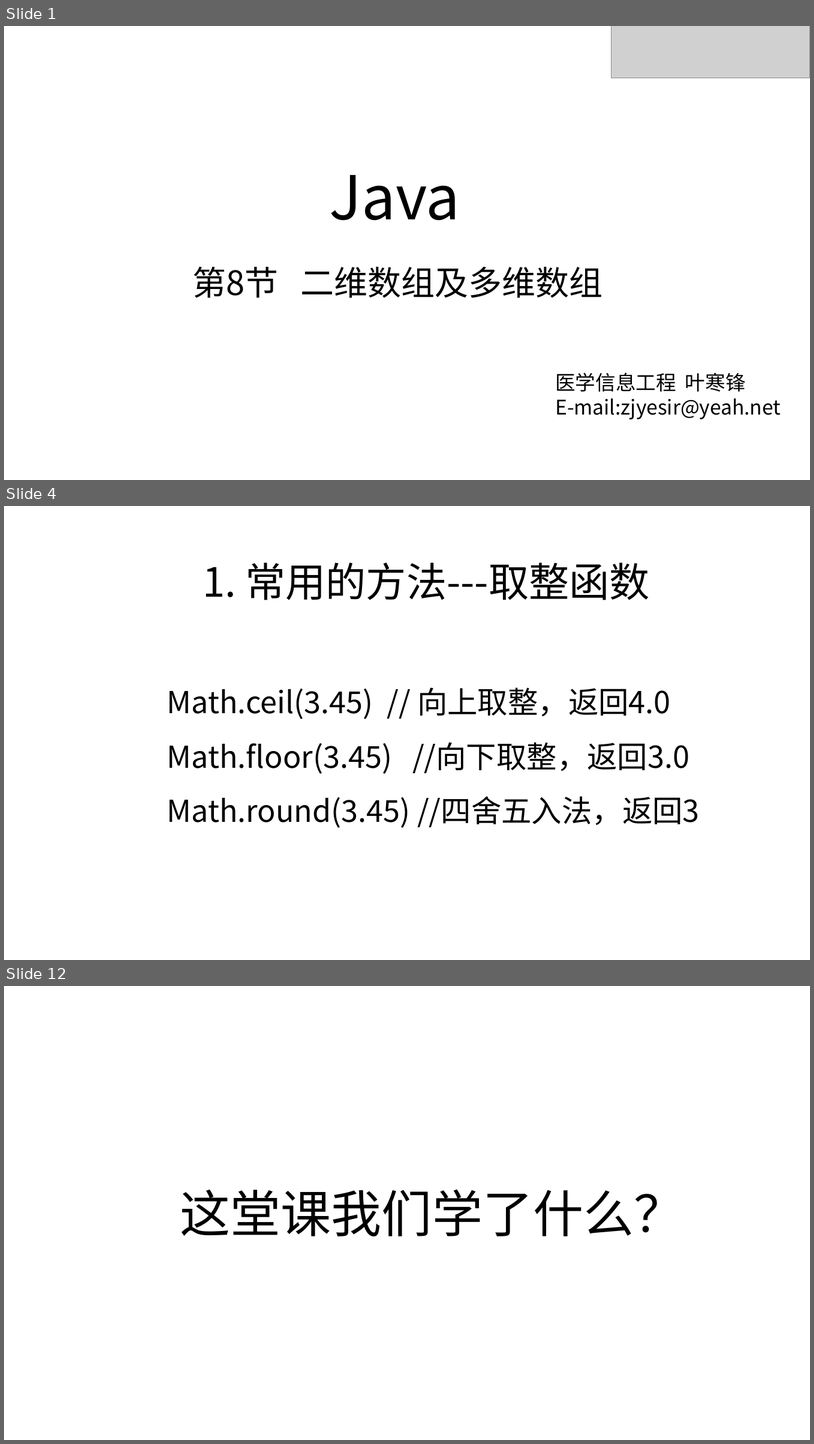
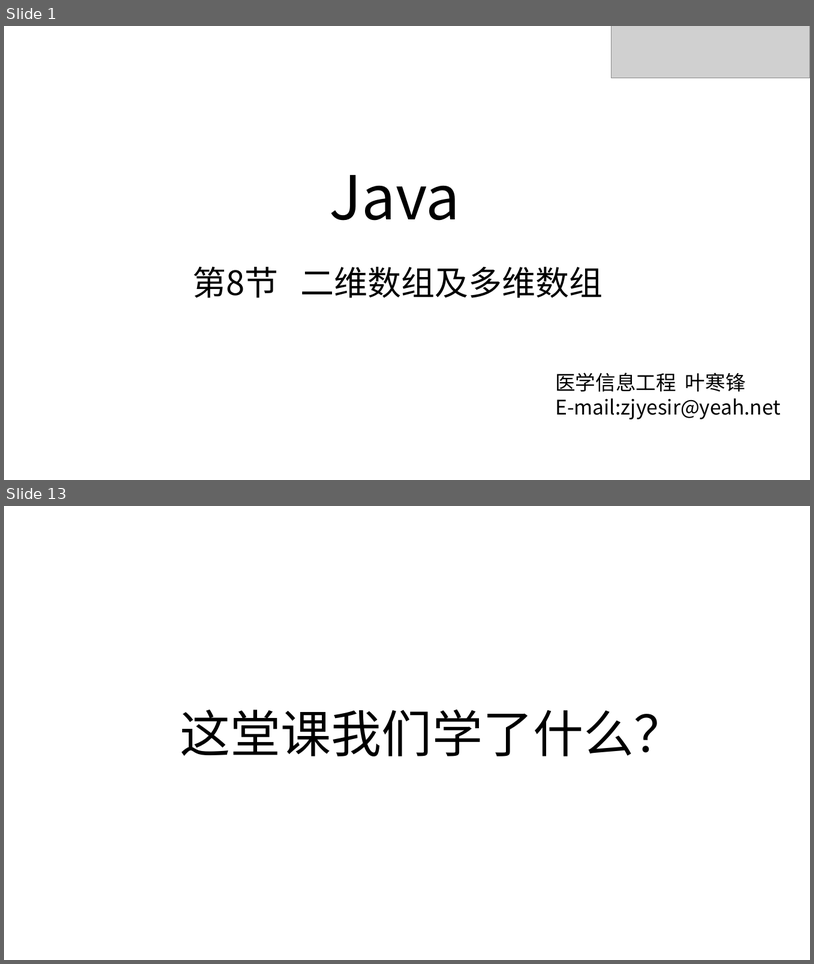
Before and after one commit to zjyesir/hmc_java_1, a slide deck: ppt/8. 二维数组.pptx. Shown one above the other, each under a label of ours: slides 1, 4 and 12 before the commit, slides 1 and 13 after it; the slides between them are not shown. The pictures are 814x1444 and 814x964 pixels, drawn with LibreOffice and Linux fonts; fonts in the diff are those of the drawing; grey boxes stand for pictures; background and template pictures are left out. Boxes give left, top, right and bottom in pixels: in the first picture for what was removed or moved away, otherwise in the second. Text is boxed around its words. In the diff, an @@ line names an element or a change of style, - is before the commit and + after.

```diff
--- a/ppt/8. 二维数组.pptx
+++ b/ppt/8. 二维数组.pptx
@@ slide 4 removed at (x1=4, y1=506, x2=810, y2=960), background picture (left out) @@
@@ text removed at (x1=203, y1=562, x2=650, y2=600) @@
-1. 常用的方法---取整函数
@@ text removed at (x1=167, y1=687, x2=700, y2=828) @@
-Math.ceil(3.45) // 向上取整，返回4.0
-Math.floor(3.45) //向下取整，返回3.0
-Math.round(3.45) //四舍五入法，返回3
@@ what was slide 12 is now slide 13 @@
```
Also in this commit, not shown: 1 slide changed, 10 slides added, 8 other slides removed, 2 other files.
